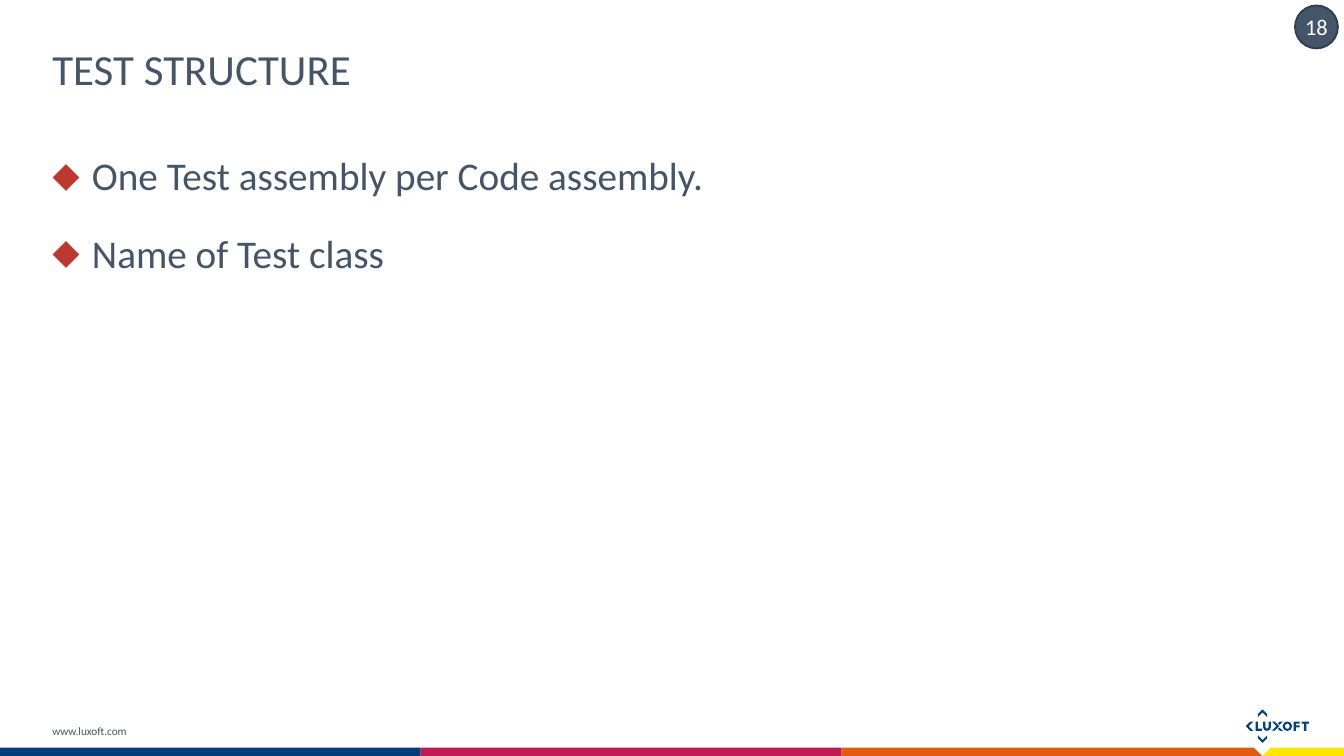
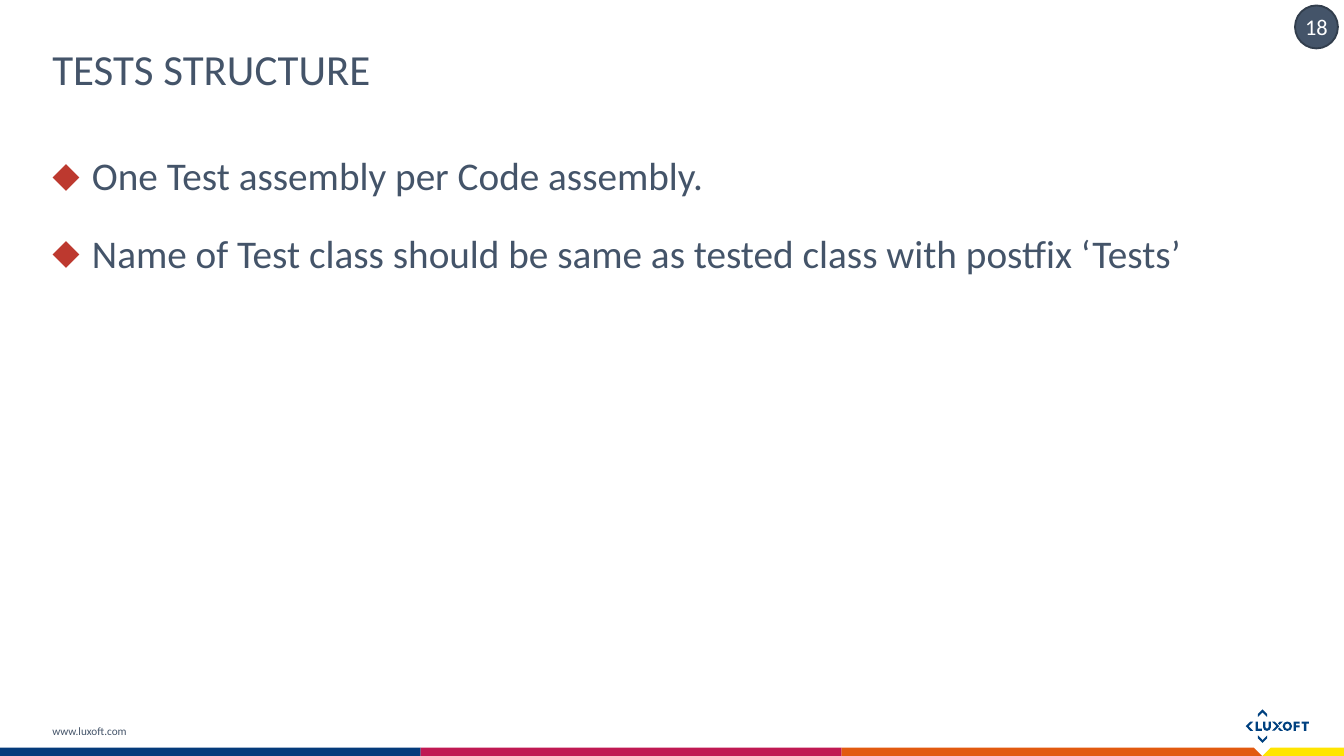
Before and after one commit to exiton3/Unit-tests-Best-Practices-Samples, a slide deck: slide 18 of Docs/Unit testing Bests practices.pptx. Drawn at 1344x756 pixels with LibreOffice and Linux fonts; fonts in the diff are those of the drawing. Boxes give left, top, right and bottom in pixels: in the first picture for what was removed or moved away, otherwise in the second. Text is boxed around its words. In the diff, an @@ line names an element or a change of style, - is before the commit and + after.

Commit message:
updated

```diff
--- a/Docs/Unit testing Bests practices.pptx
+++ b/Docs/Unit testing Bests practices.pptx
@@ title at box(52, 57, 370, 86): text changed @@
-TEST STRUCTURE
+TESTS STRUCTURE
@@ text at box(92, 240, 1181, 275): text changed @@
-⬥ Name of Test class
+⬥ Name of Test class should be same as tested class with postfix ‘Tests’
```
Also in this commit, not shown: 1 other slide changed.
